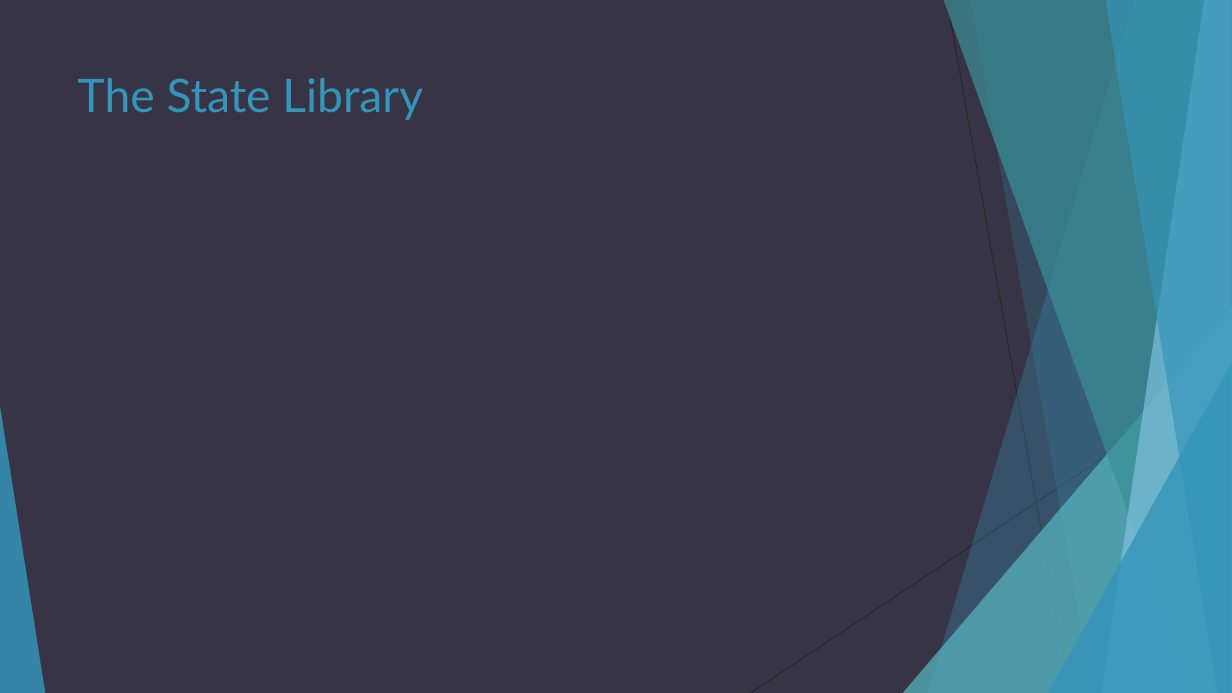
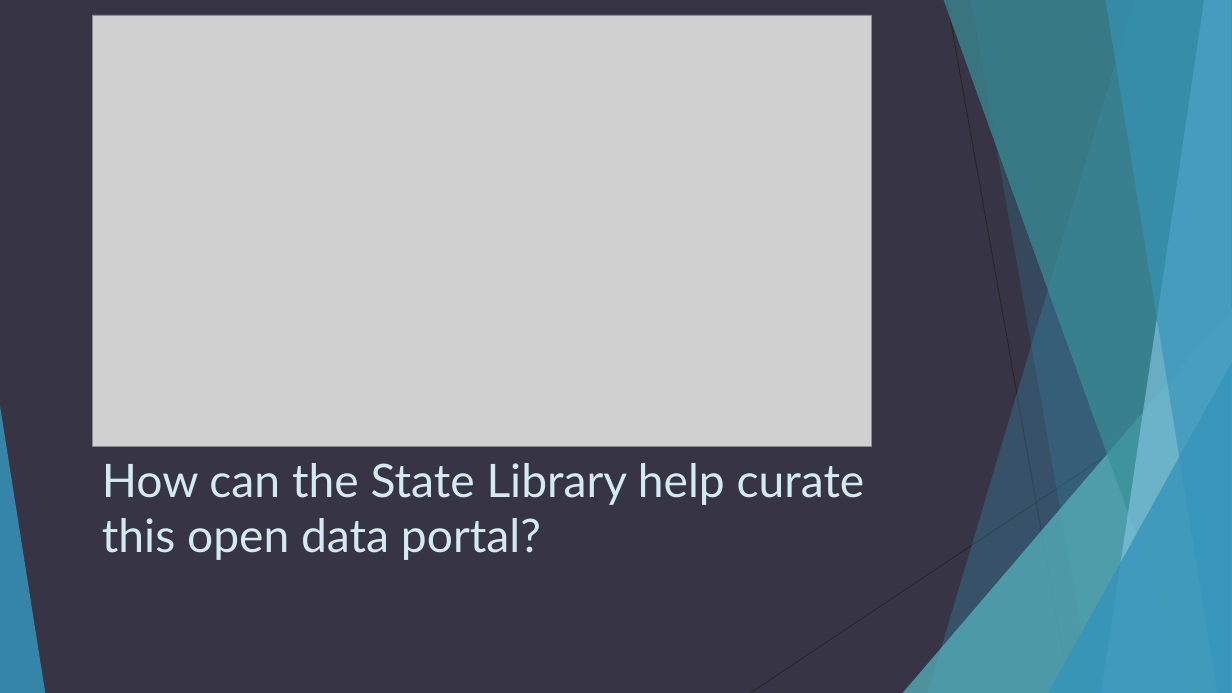
Before and after one commit to OpenDataLiteracy/WSL-AMF, a slide deck: slide 3 of report/Washington State Open Data Portal.pptx (slide 4 before the commit). Drawn at 1232x693 pixels with LibreOffice and Linux fonts; fonts in the diff are those of the drawing; grey boxes stand for pictures. Boxes give left, top, right and bottom in pixels: in the first picture for what was removed or moved away, otherwise in the second. Text is boxed around its words. In the diff, an @@ line names an element or a change of style, - is before the commit and + after.

```diff
--- a/report/Washington State Open Data Portal.pptx
+++ b/report/Washington State Open Data Portal.pptx
@@ picture added at [92,15,872,446] @@
@@ title at [102,463,865,560]: text changed; text colour #3494BA to #D4EAF3 @@
-The State Library
+How can the State Library help curate this open data portal?
```
Also in this commit, not shown: 8 other slides changed, 18 slides added, 12 slides removed, 1 other file.
